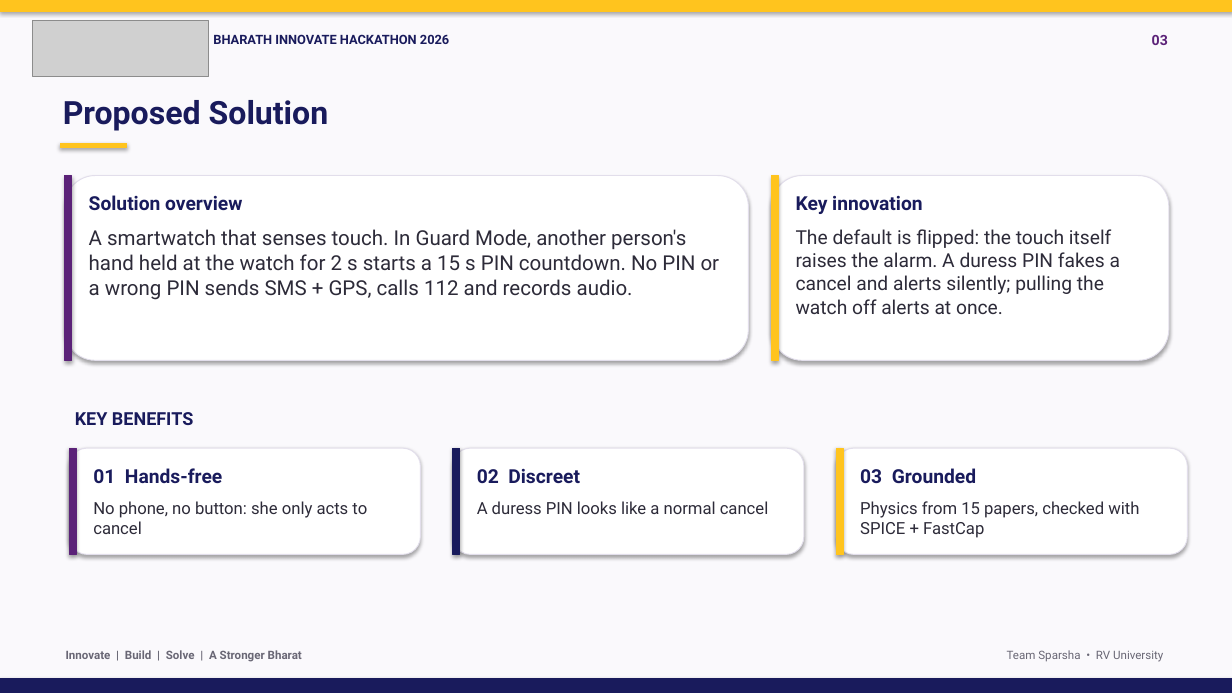
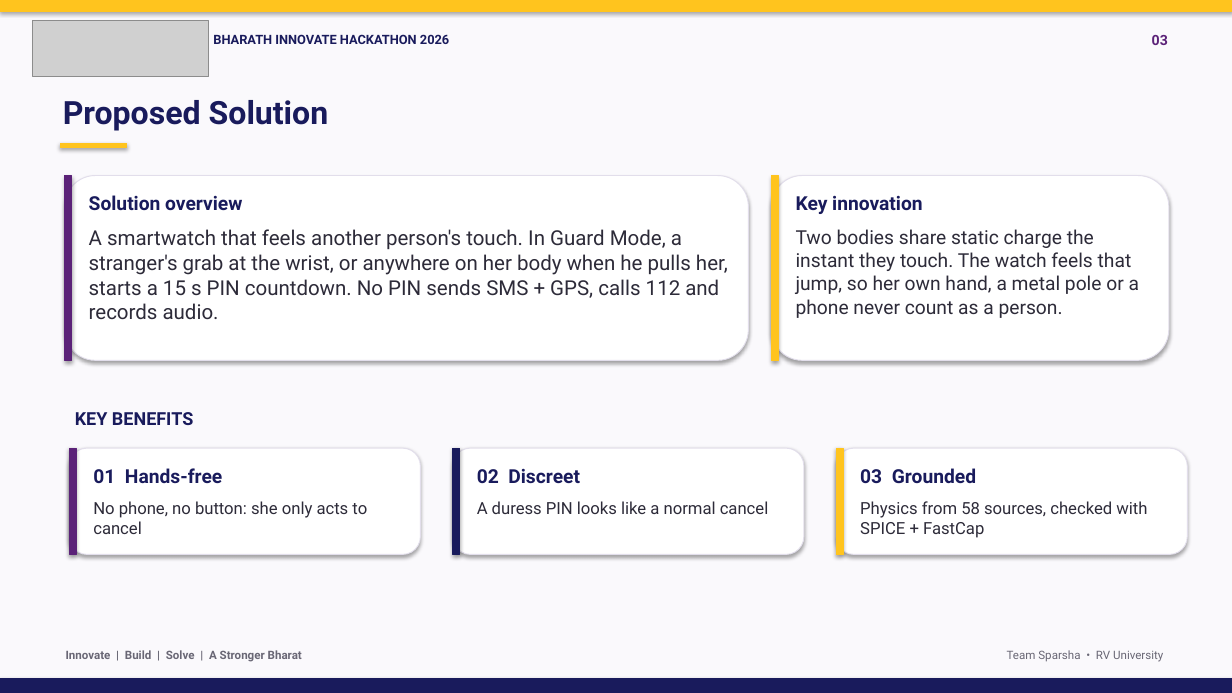
Before and after one commit to Bhajanth13/SparshaGuard, a slide deck: slide 3 of docs/SparshaGuard_BIH2026.pptx. Drawn at 1232x693 pixels with LibreOffice and Linux fonts; fonts in the diff are those of the drawing; grey boxes stand for pictures. Boxes give left, top, right and bottom in pixels: in the first picture for what was removed or moved away, otherwise in the second. Text is boxed around its words. In the diff, an @@ line names an element or a change of style, - is before the commit and + after.

Commit message:
BIH 2026 deck: static-charge fusion, published values, new results and live site
Solution and architecture now include the static channel and accelerometer; prototype slide
shows a shoulder grab caught through the static channel (71 % of grabs over 7 body places,
1 unwanted prompt in 9 h); risks updated to unmeasured body voltages; links to the live site.

```diff
--- a/docs/SparshaGuard_BIH2026.pptx
+++ b/docs/SparshaGuard_BIH2026.pptx
@@ text at <box>89,229,728,319</box>: text changed @@
-A smartwatch that senses touch. In Guard Mode, another person's hand held at the watch for 2 s starts a 15 s PIN countdown. No PIN or a wrong PIN sends SMS + GPS, calls 112 and records audio.
+A smartwatch that feels another person's touch. In Guard Mode, a stranger's grab at the wrist, or anywhere on her body when he pulls her, starts a 15 s PIN countdown. No PIN sends SMS + GPS, calls 112 and records audio.
@@ text at <box>796,229,1139,318</box>: text changed @@
-The default is flipped: the touch itself raises the alarm. A duress PIN fakes a cancel and alerts silently; pulling the watch off alerts at once.
+Two bodies share static charge the instant they touch. The watch feels that jump, so her own hand, a metal pole or a phone never count as a person.
@@ text at <box>860,501,1147,538</box>: text changed @@
-Physics from 15 papers, checked with SPICE + FastCap
+Physics from 58 sources, checked with SPICE + FastCap
```
Also in this commit, not shown: 6 other slides changed.
